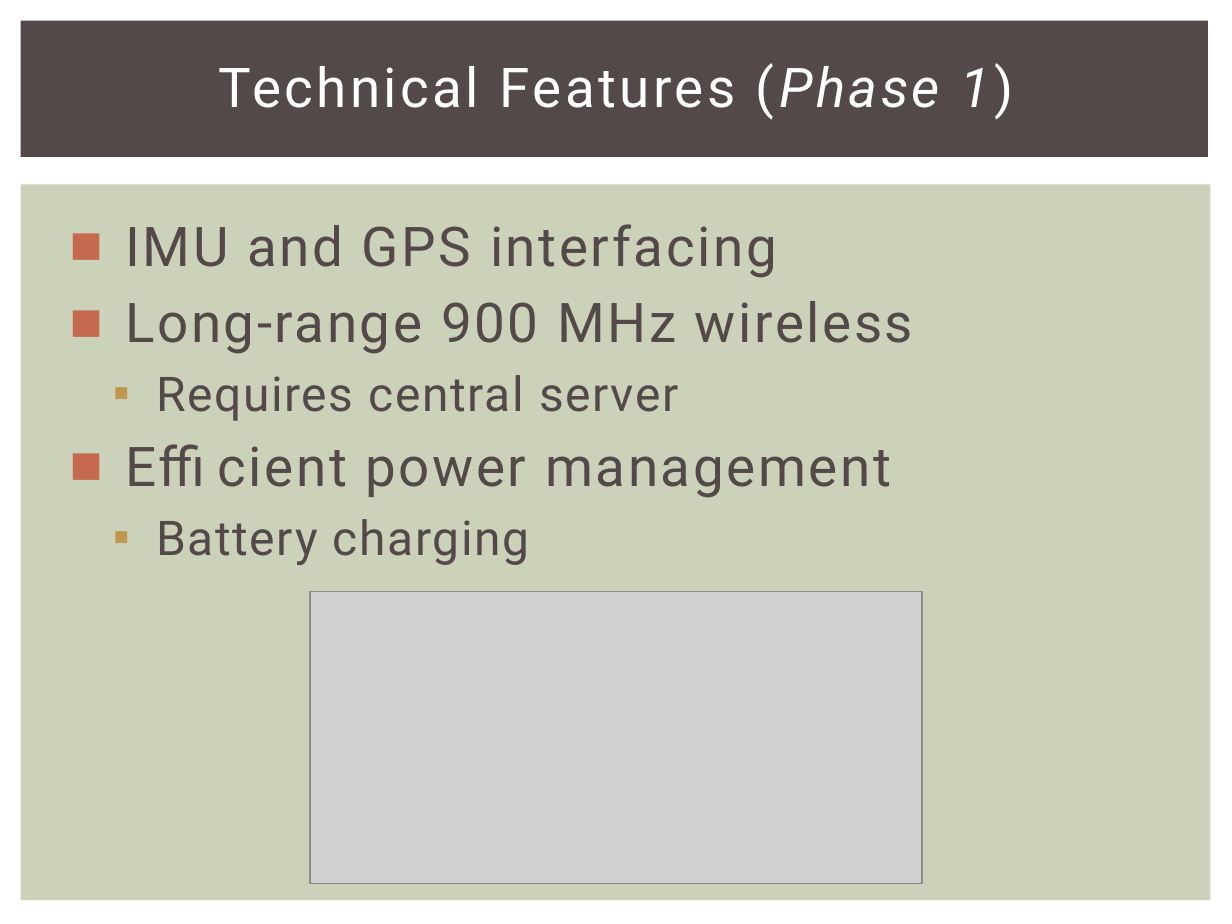
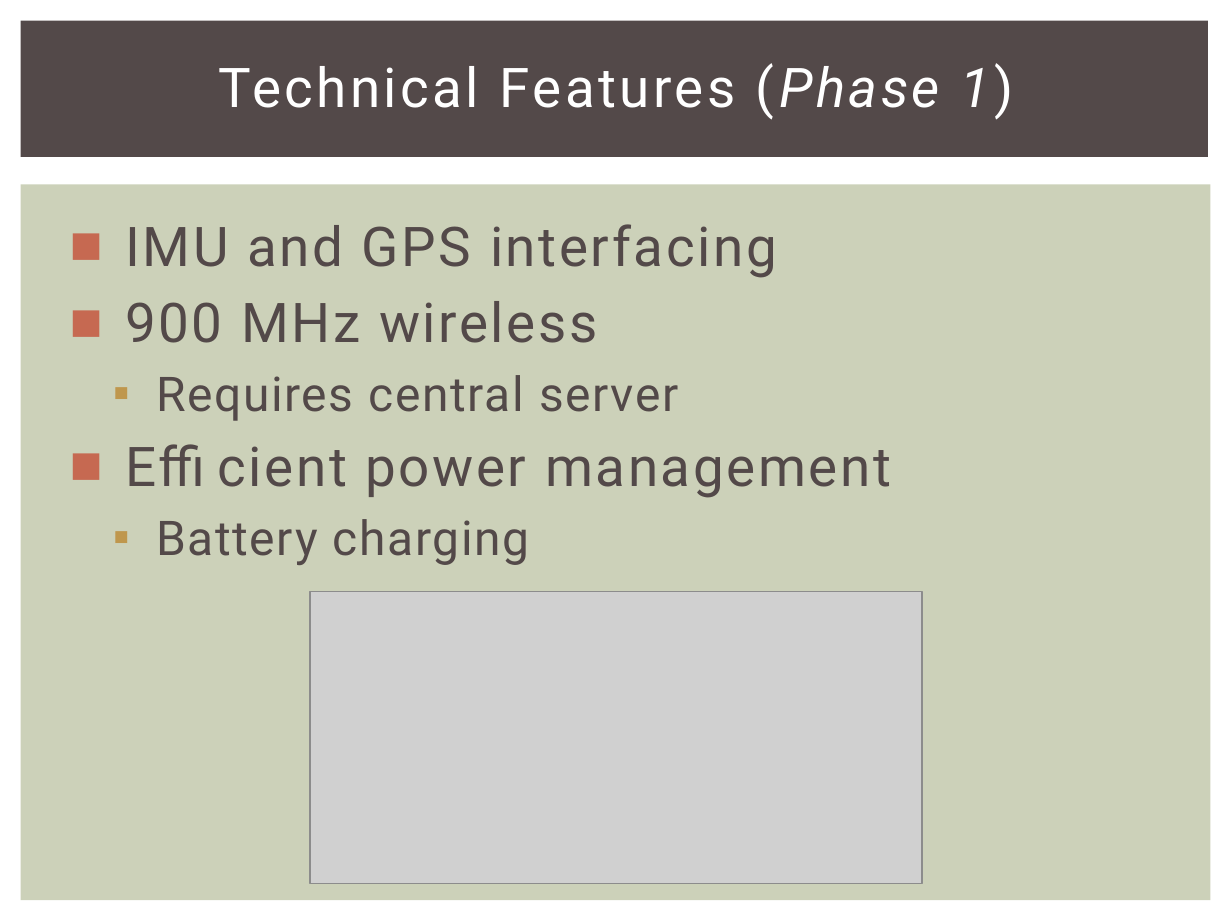
Before and after one commit to snowpuppy/augreality, a slide deck: slide 20 of doc/AugRealityFinalPresentation.pptx. Drawn at 1232x924 pixels with LibreOffice and Linux fonts; fonts in the diff are those of the drawing; grey boxes stand for pictures. Boxes give left, top, right and bottom in pixels: in the first picture for what was removed or moved away, otherwise in the second. Text is boxed around its words. In the diff, an @@ line names an element or a change of style, - is before the commit and + after.

```diff
--- a/doc/AugRealityFinalPresentation.pptx
+++ b/doc/AugRealityFinalPresentation.pptx
@@ text at box(125, 301, 597, 343): text changed @@
-■ Long-range 900 MHz wireless
+■ 900 MHz wireless
```
Also in this commit, not shown: 9 other slides changed, 1 slide added, 1 slide removed.
